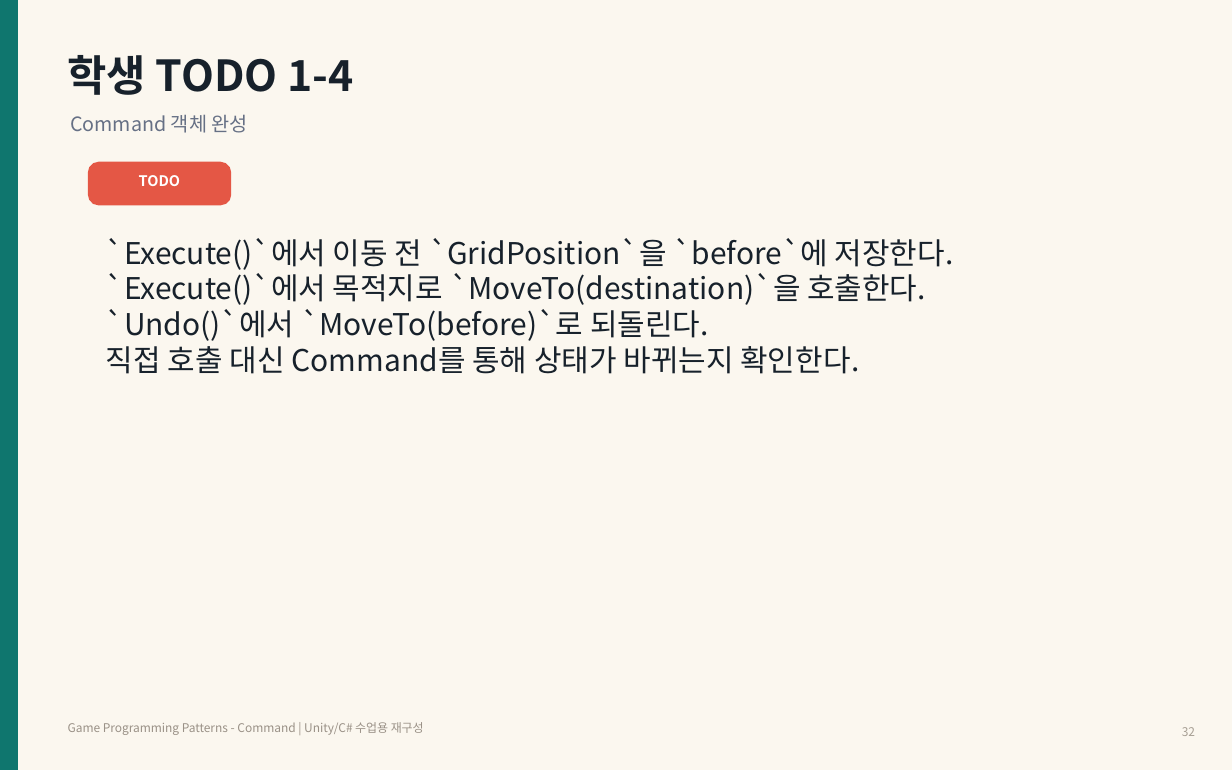
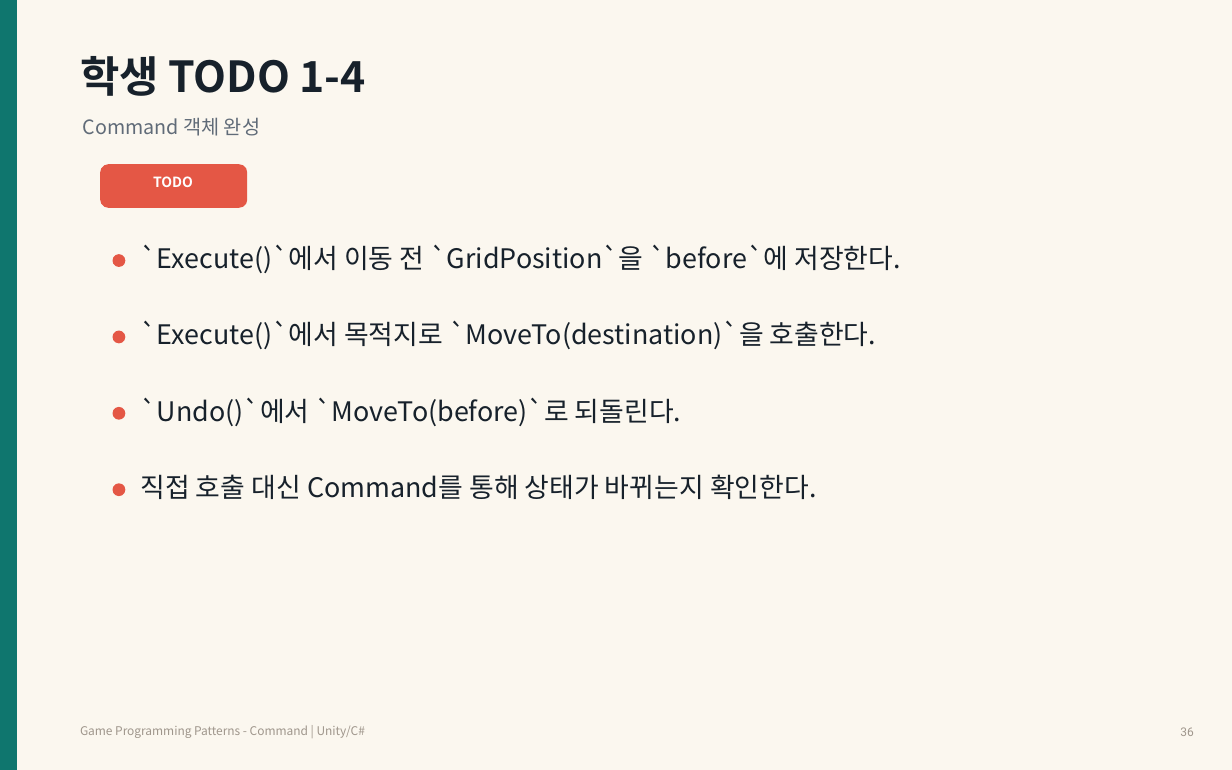
Before and after one commit to Meerkat-GMD/unity-programming-pattern, a slide deck: slide 36 of 강의자료/유니티 프로그래밍 패턴 2차시 - Command Pattern.pptx (slide 30 before the commit). Drawn at 1232x770 pixels with LibreOffice and Linux fonts; fonts in the diff are those of the drawing. Boxes give left, top, right and bottom in pixels: in the first picture for what was removed or moved away, otherwise in the second. Text is boxed around its words. In the diff, an @@ line names an element or a change of style, - is before the commit and + after.

Commit message:
Improve Command Pattern PPT readability

```diff
--- a/강의자료/유니티 프로그래밍 패턴 2차시 - Command Pattern.pptx
+++ b/강의자료/유니티 프로그래밍 패턴 2차시 - Command Pattern.pptx
@@ text "학생 TODO 1-4": place and size @@
-text "학생 TODO 1-4" at (68, 55, 353, 95)
+text "학생 TODO 1-4" at (80, 56, 366, 96)
@@ text "Command 객체 완성": place and size @@
-text "Command 객체 완성" at (70, 114, 248, 133)
+text "Command 객체 완성" at (83, 117, 260, 136)
@@ text "Command 객체 완성" at (83, 117, 260, 136): text colour #667085 to #606B78 @@
@@ rounded rectangle: place and size @@
-rounded rectangle at (89, 163, 230, 205)
+rounded rectangle at (101, 165, 246, 207)
@@ rounded rectangle at (101, 165, 246, 207): proportions changed @@
@@ text "TODO": place and size @@
-text "TODO" at (139, 175, 180, 186)
+text "TODO" at (153, 176, 193, 187)
@@ text "TODO" at (153, 176, 193, 187): size 8.5 to 8.2 pt @@
@@ text at (106, 238, 954, 341): paragraphs removed @@
-`Execute()`에서 이동 전 `GridPosition`을 `before`에 저장한다.
-`Execute()`에서 목적지로 `MoveTo(destination)`을 호출한다.
-`Undo()`에서 `MoveTo(before)`로 되돌린다.
@@ ellipse added at (113, 255, 124, 266), fill #E45745, outline #E45745 1 pt @@
@@ text added at (140, 244, 900, 273), 15.7 pt, text #17212B @@
+`Execute()`에서 이동 전 `GridPosition`을 `before`에 저장한다.
@@ text added at (140, 320, 876, 349), 15.7 pt, text #17212B @@
+`Execute()`에서 목적지로 `MoveTo(destination)`을 호출한다.
@@ ellipse added at (113, 331, 124, 342), fill #E45745, outline #E45745 1 pt @@
@@ ellipse added at (113, 408, 124, 419), fill #E45745, outline #E45745 1 pt @@
@@ text added at (140, 397, 681, 426), 15.7 pt, text #17212B @@
+`Undo()`에서 `MoveTo(before)`로 되돌린다.
@@ text "직접 호출 대신 Command를 통해 ...": place and size @@
-text "직접 호출 대신 Command를 통해 ..." at (106, 238, 954, 374)
+text "직접 호출 대신 Command를 통해 ..." at (140, 474, 817, 499)
@@ text "직접 호출 대신 Command를 통해 ..." at (140, 474, 817, 499): size 17.5 to 15.7 pt @@
@@ ellipse added at (113, 484, 124, 495), fill #E45745, outline #E45745 1 pt @@
@@ text at (80, 725, 365, 738): text changed; text colour #9A9187 to #9F968C @@
-Game Programming Patterns - Command | Unity/C# 수업용 재구성
+Game Programming Patterns - Command | Unity/C#
@@ text at (1180, 727, 1193, 736): text changed; font Noto Sans CJK KR to Roboto; text colour #A79F94 to #9F968C @@
-32
+36
```
Also in this commit, not shown: 33 other slides changed, 6 slides added.
